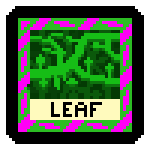
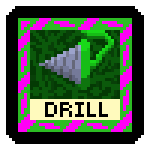
The second 150×150 image is a revision of the first. Changes to its layers:
showed "Alien-Miner", painted on it over [left=30, top=30, right=120, bottom=117]
painted on "Alien-Leafwork" over [left=27, top=84, right=30, bottom=90]
